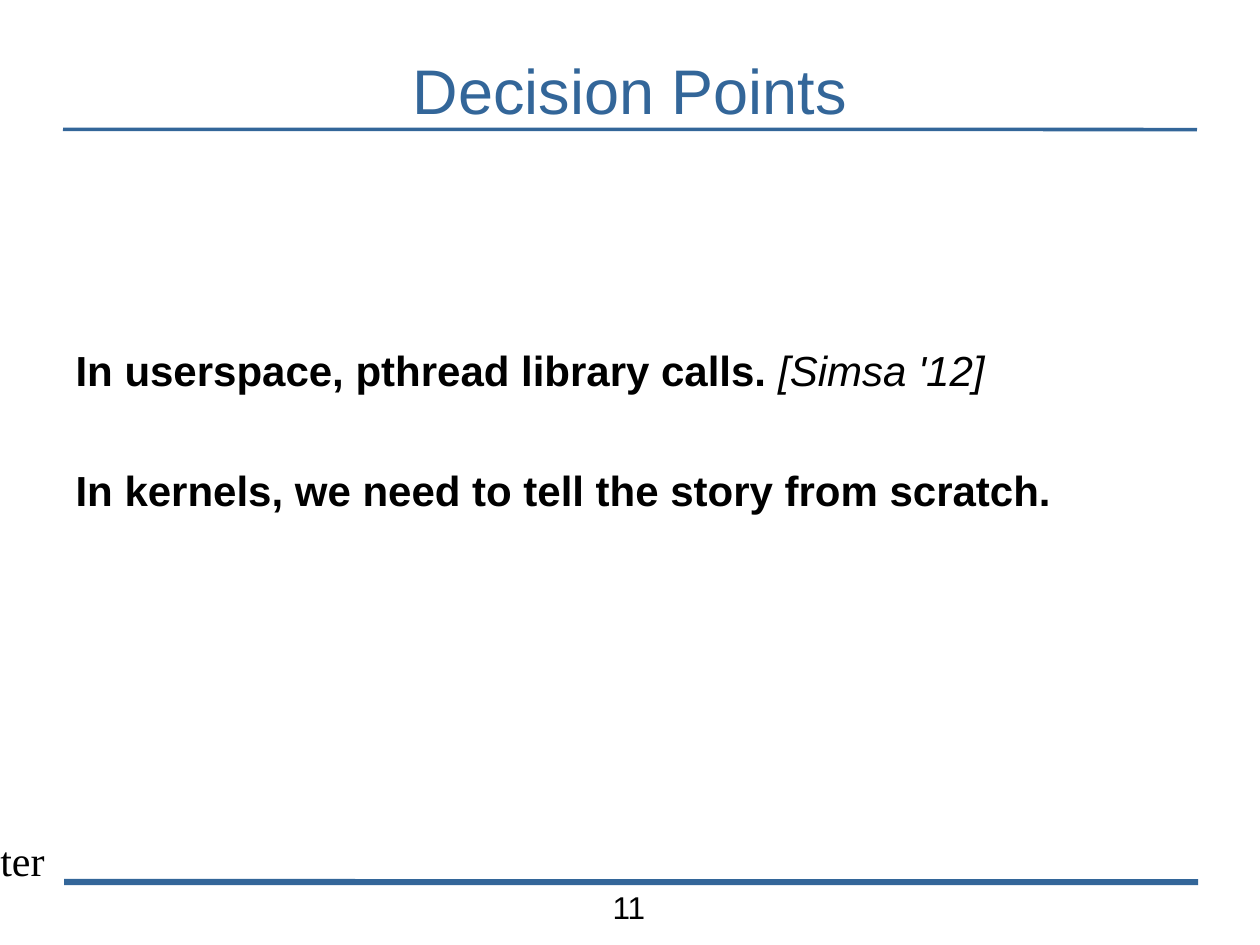
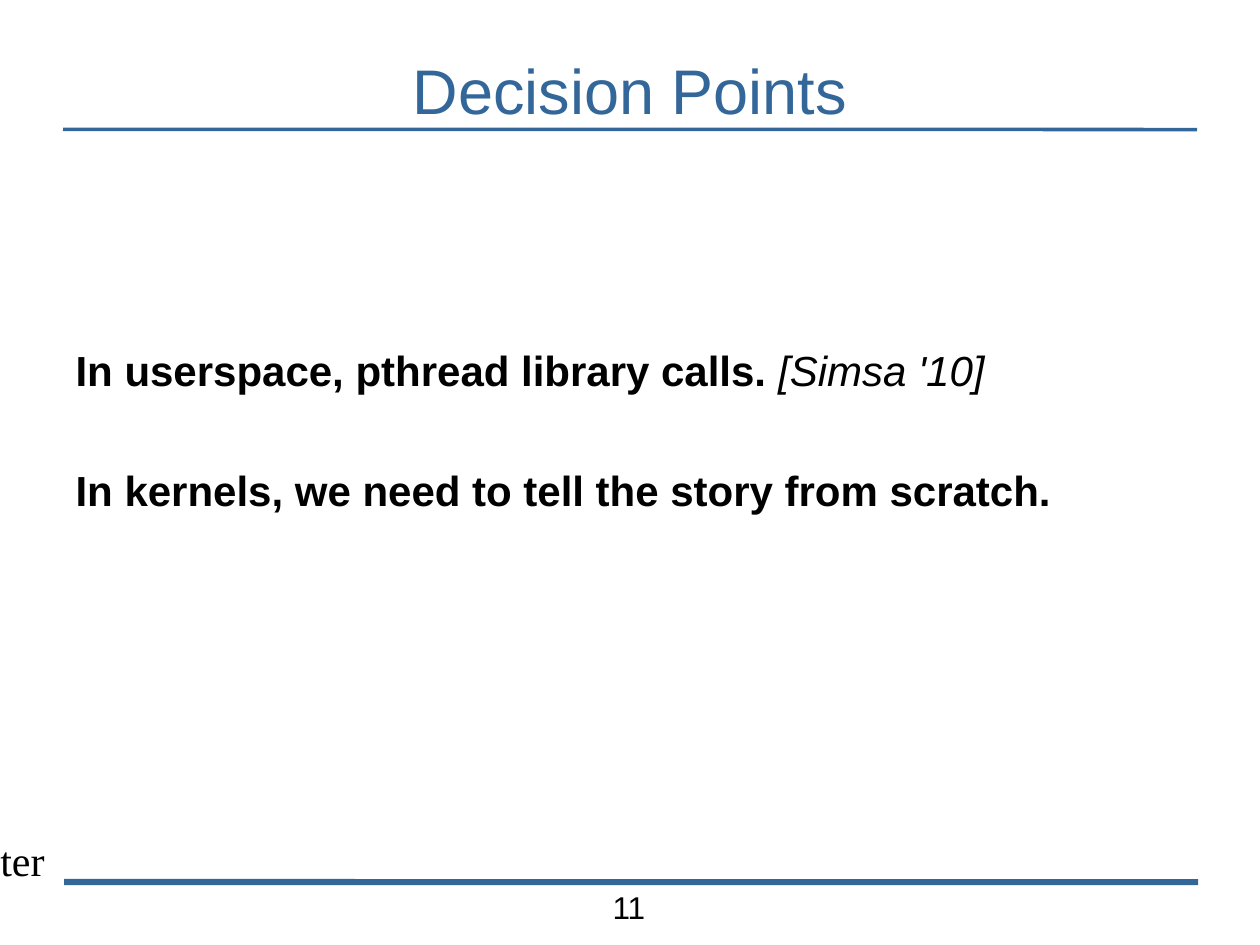
Before and after one commit to bblum/talks, a slide deck: slide 11 of pdl-retreat/pdl-talk.odp. Drawn at 1260x945 pixels with LibreOffice and Linux fonts; fonts in the diff are those of the drawing; background and template pictures are left out. Boxes give left, top, right and bottom in pixels: in the first picture for what was removed or moved away, otherwise in the second. Text is boxed around its words. In the diff, an @@ line names an element or a change of style, - is before the commit and + after.

```diff
--- a/pdl-retreat/pdl-talk.odp
+++ b/pdl-retreat/pdl-talk.odp
@@ text at [76, 355, 984, 394]: text changed @@
-In userspace, pthread library calls. [Simsa '12]
+In userspace, pthread library calls. [Simsa '10]
```
Also in this commit, not shown: 7 other slides changed, 1 slide added.
